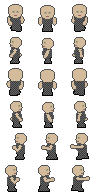
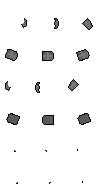
Layered file, before and after one edit (96 x 192). Changes by layer:
hid group "shirts" (5 layers) over box(7, 16, 87, 185)
added layer "shield (reinforced)" in group "armour" over box(5, 18, 93, 184)
hid "chainskirt", painted on it over box(7, 25, 89, 192)
hid "chainbody", painted on it over box(8, 16, 86, 185)
hid group "base" (3 layers), opacity 67% → 51% over box(5, 4, 90, 192)
painted on "torso" over box(44, 51, 52, 120)
